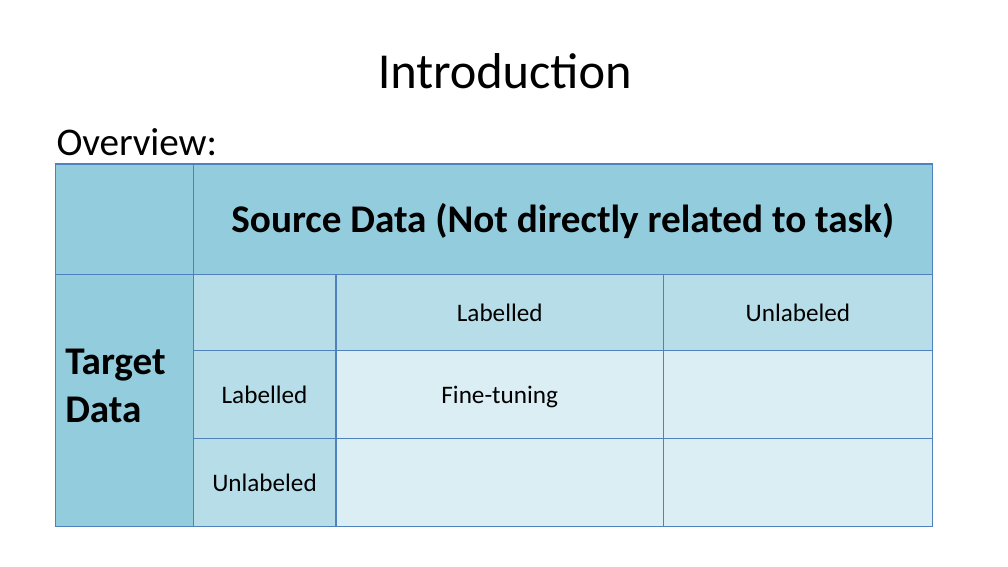
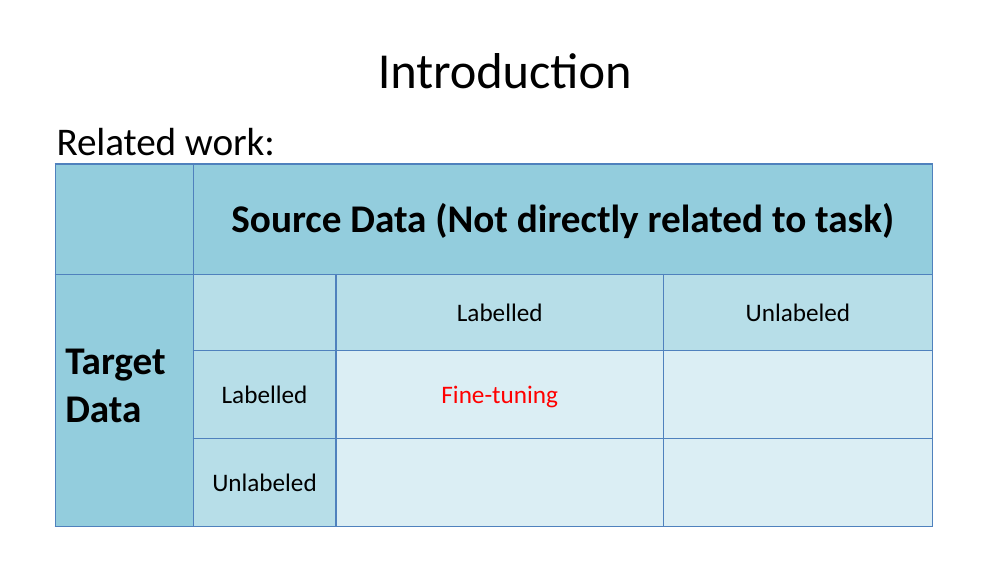
Before and after one commit to CMWENLIU/fast_tensor, a slide deck: slide 6 of efs/Artificial neural network based Self-taught leaning on text mining.pptx (slide 4 before the commit). Drawn at 1008x567 pixels with LibreOffice and Linux fonts; fonts in the diff are those of the drawing. Boxes give left, top, right and bottom in pixels: in the first picture for what was removed or moved away, otherwise in the second. Text is boxed around its words. In the diff, an @@ line names an element or a change of style, - is before the commit and + after.

```diff
--- a/efs/Artificial neural network based Self-taught leaning on text mining.pptx
+++ b/efs/Artificial neural network based Self-taught leaning on text mining.pptx
@@ text at <box>57,127,275,165</box>: text changed @@
-Overview:
+Related work:
@@ table at <box>55,164,933,527</box> @@
@@ text colour #000000 to #FF0000 in "Fine-tuning" @@
```
Also in this commit, not shown: 22 other slides changed, 41 slides added, 39 slides removed, 1 other file.
